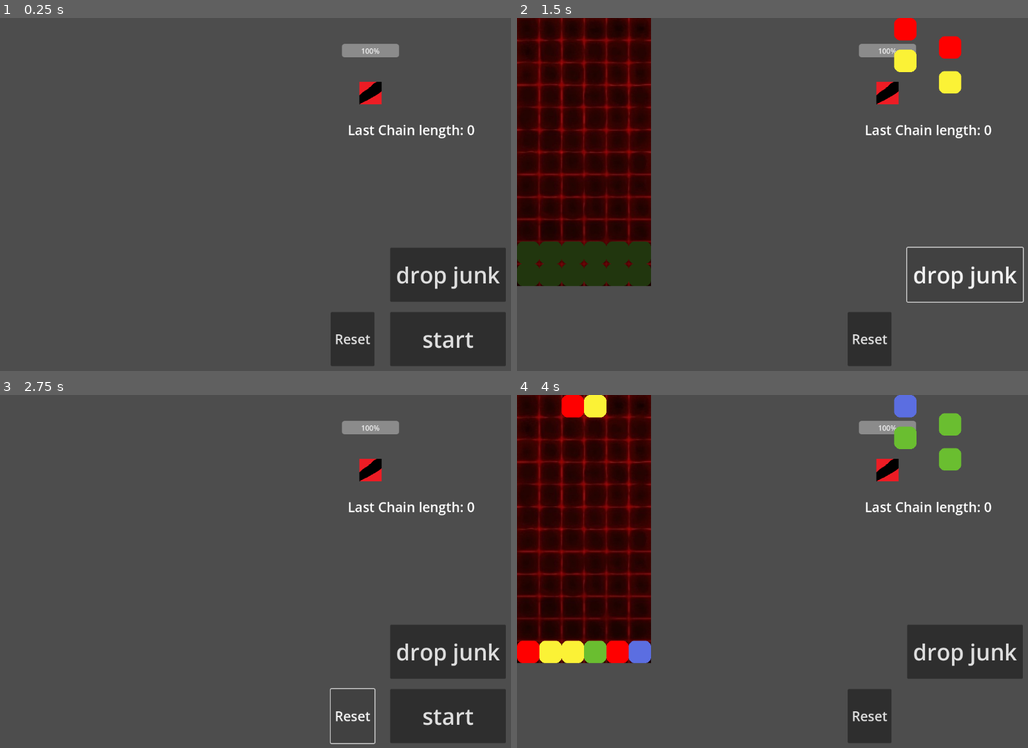
Above: before the commit, frames 1-4 (two rows, left to right).
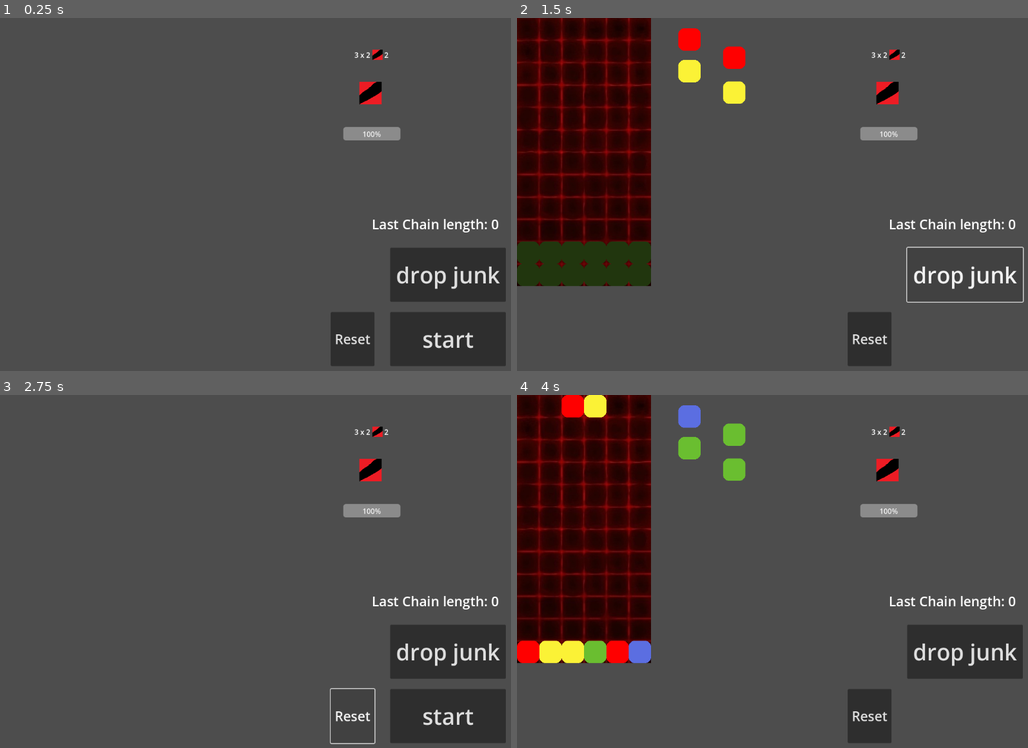
Above: after the commit, the same moments.

Repository: MarGamaDev/PuyoPuyoLike
Game: Godot game, scene res://Scenes/combat.tscn
Two runs of this game, one before a commit and one after it. Both use one fixed random seed, a clock stepped at 60 frames per second and the inputs below. This scene is started directly instead of the project's main scene. The engine's default icon, where the game draws it, is replaced by a stand-in: a white triangle on a blue panel in a dark square.
Inputs:
- Up to frame 1 (0.25 s): no input
- Up to frame 2 (1.5 s): click "start" at 0.5 s; click "drop junk" at 1.25 s
- Up to frame 3 (2.75 s): click "Reset" at 2 s
- Up to frame 4 (4 s): click "start" at 2.75 s; tap Enter at 3.5 s; hold D (puyo_right) from 3.53 s (still down); tap 1 (TESTING_player_spawn) at 3.6 s

The runs differ from the first frame. In frame 1, 1.3% of the frame differs, in the area x 66-98%, y 7-61%; in frame 2, 3.4%, in the area x 31-98%, y 0-61%; in frame 3, 1.3%; in frame 4, 3.4%.

Commit message:
adds sending attacks and taking turns

Diff:
--- a/Resources/Enemies/test_enemy.tres
+++ b/Resources/Enemies/test_enemy.tres
@@ -1,13 +1,10 @@
-[gd_resource type="Resource" script_class="EnemyData" load_steps=5 format=3 uid="uid://g1vp61rtgpme"]
+[gd_resource type="Resource" script_class="EnemyData" load_steps=3 format=3 uid="uid://g1vp61rtgpme"]
 
-[ext_resource type="Resource" uid="uid://ctf2g8pw88fk2" path="res://Resources/EnemyAttacks/test_enemy_attack_1.tres" id="1_62eqr"]
 [ext_resource type="Script" uid="uid://c27m7mkd1up2" path="res://Scripts/Combat/Enemy/enemy_data.gd" id="1_233ih"]
-[ext_resource type="Resource" uid="uid://cn0op1aiuirgi" path="res://Resources/EnemyAttacks/test_enemy_attack_2.tres" id="2_e0hrf"]
 [ext_resource type="Texture2D" uid="uid://hvooavpam6hd" path="res://Placeholder Art/puyo_out_of_bounds.png" id="4_dyfw3"]
 
 [resource]
 script = ExtResource("1_233ih")
 health = 10
 sprite = ExtResource("4_dyfw3")
-attacks = [ExtResource("1_62eqr"), ExtResource("2_e0hrf")]
 metadata/_custom_type_script = "uid://c27m7mkd1up2"
--- a/Resources/EnemyAttacks/test_enemy_attack_1.tres
+++ b/Resources/EnemyAttacks/test_enemy_attack_1.tres
@@ -7,4 +7,5 @@
 damage = 3
 number_of_swings = 2
 number_of_turns_till_swing = 4
+attack_type = 0
 metadata/_custom_type_script = "uid://6v5kccermtmr"
--- a/Resources/EnemyAttacks/test_enemy_attack_2.tres
+++ b/Resources/EnemyAttacks/test_enemy_attack_2.tres
@@ -7,4 +7,5 @@
 damage = 10
 number_of_swings = 1
 number_of_turns_till_swing = 6
+attack_type = 2
 metadata/_custom_type_script = "uid://6v5kccermtmr"
--- a/Scenes/enemy.tscn
+++ b/Scenes/Combat/Enemy/enemy.tscn
@@ -1,11 +1,12 @@
-[gd_scene load_steps=7 format=3 uid="uid://bx5kscp85ypry"]
+[gd_scene load_steps=8 format=3 uid="uid://bx5kscp85ypry"]
 
-[ext_resource type="Script" uid="uid://346xwma4f44y" path="res://scripts/Combat/Enemy/enemy.gd" id="1_1f0kj"]
+[ext_resource type="Script" uid="uid://346xwma4f44y" path="res://Scripts/Combat/Enemy/enemy.gd" id="1_1f0kj"]
 [ext_resource type="Resource" uid="uid://g1vp61rtgpme" path="res://Resources/Enemies/test_enemy.tres" id="2_287tu"]
 [ext_resource type="Texture2D" uid="uid://b13c5dnd5eyu6" path="res://icon.svg" id="2_afpow"]
-[ext_resource type="Script" uid="uid://6v5kccermtmr" path="res://scripts/Combat/Enemy/enemy_attack.gd" id="3_ghaa6"]
+[ext_resource type="Script" uid="uid://6v5kccermtmr" path="res://Scripts/Combat/Enemy/enemy_attack.gd" id="3_ghaa6"]
 [ext_resource type="Resource" uid="uid://ctf2g8pw88fk2" path="res://Resources/EnemyAttacks/test_enemy_attack_1.tres" id="4_1dp5w"]
 [ext_resource type="Resource" uid="uid://cn0op1aiuirgi" path="res://Resources/EnemyAttacks/test_enemy_attack_2.tres" id="5_auwsv"]
+[ext_resource type="PackedScene" uid="uid://b8mrbhnjhixwm" path="res://Scenes/Combat/Enemy/intent.tscn" id="7_rvs3k"]
 
 [node name="Enemy" type="Node2D"]
 script = ExtResource("1_1f0kj")
@@ -16,8 +17,11 @@
 texture = ExtResource("2_afpow")
 
 [node name="Healthbar" type="ProgressBar" parent="."]
-offset_left = -64.0
-offset_top = -110.0
-offset_right = 64.0
-offset_bottom = -80.0
+offset_left = -61.0
+offset_top = 76.0
+offset_right = 67.0
+offset_bottom = 106.0
 value = 100.0
+
+[node name="Intent" parent="." instance=ExtResource("7_rvs3k")]
+position = Vector2(-36, -97)
--- /dev/null
+++ b/Scenes/Combat/Enemy/intent.tscn
@@ -0,0 +1,29 @@
+[gd_scene load_steps=3 format=3 uid="uid://b8mrbhnjhixwm"]
+
+[ext_resource type="Script" uid="uid://c3eujqyaj8s3t" path="res://Scripts/Combat/Enemy/intent_indicator.gd" id="1_ms868"]
+[ext_resource type="Texture2D" uid="uid://hvooavpam6hd" path="res://Placeholder Art/puyo_out_of_bounds.png" id="2_71p68"]
+
+[node name="Intent" type="Node2D"]
+script = ExtResource("1_ms868")
+
+[node name="Container" type="HBoxContainer" parent="."]
+offset_right = 40.0
+offset_bottom = 23.0
+size_flags_horizontal = 3
+
+[node name="Damage" type="RichTextLabel" parent="Container"]
+layout_mode = 2
+text = "3 x 2"
+fit_content = true
+autowrap_mode = 0
+
+[node name="TextureRect" type="TextureRect" parent="Container"]
+layout_mode = 2
+texture = ExtResource("2_71p68")
+expand_mode = 2
+
+[node name="Turns" type="RichTextLabel" parent="Container"]
+layout_mode = 2
+text = "2"
+fit_content = true
+autowrap_mode = 0
--- a/Scenes/combat.tscn
+++ b/Scenes/combat.tscn
@@ -1,7 +1,7 @@
 [gd_scene load_steps=6 format=3 uid="uid://d3naap4gnytxh"]
 
-[ext_resource type="Script" uid="uid://b0h0tx4msve02" path="res://scripts/Combat/combat_manager.gd" id="1_4ln8h"]
-[ext_resource type="PackedScene" uid="uid://bx5kscp85ypry" path="res://Scenes/enemy.tscn" id="1_7jmb3"]
+[ext_resource type="Script" uid="uid://b0h0tx4msve02" path="res://Scripts/Combat/combat_manager.gd" id="1_4ln8h"]
+[ext_resource type="PackedScene" uid="uid://bx5kscp85ypry" path="res://Scenes/Combat/Enemy/enemy.tscn" id="1_7jmb3"]
 [ext_resource type="PackedScene" uid="uid://iwmh6o3tuio" path="res://Scenes/combat_test_input.tscn" id="2_fe60u"]
 [ext_resource type="PackedScene" uid="uid://buetvmo3m42v5" path="res://Scenes/puyo_manager.tscn" id="4_ubpar"]
 [ext_resource type="PackedScene" uid="uid://dh8e8u4ch381l" path="res://Scenes/combat_player.tscn" id="5_ut0kg"]
@@ -22,4 +22,5 @@
 [connection signal="add_player_counter" from="." to="combat_player" method="_on_combat_add_player_counter"]
 [connection signal="add_player_shield" from="." to="combat_player" method="_on_combat_add_player_shield"]
 [connection signal="on_data_submitted" from="combat_test_input" to="." method="process_player_attack"]
+[connection signal="on_end_player_turn" from="PuyoManager" to="." method="end_player_turn"]
 [connection signal="player_attack" from="PuyoManager" to="." method="process_player_attack"]
--- a/Scenes/combat_test_input.tscn
+++ b/Scenes/combat_test_input.tscn
@@ -1,6 +1,6 @@
 [gd_scene load_steps=2 format=3 uid="uid://iwmh6o3tuio"]
 
-[ext_resource type="Script" uid="uid://dwlh4k5225ywb" path="res://scripts/Combat/combat_test_input.gd" id="1_d1op4"]
+[ext_resource type="Script" uid="uid://dwlh4k5225ywb" path="res://Scripts/Combat/combat_test_input.gd" id="1_d1op4"]
 
 [node name="combat_test_input" type="Control"]
 layout_mode = 3
--- a/Scenes/grid_manager.tscn
+++ b/Scenes/grid_manager.tscn
@@ -1,10 +1,10 @@
 [gd_scene load_steps=12 format=3 uid="uid://cbaajsmksk4lh"]
 
-[ext_resource type="Script" uid="uid://deiih0eoqrj08" path="res://scripts/grid_manager.gd" id="1_uowjv"]
+[ext_resource type="Script" uid="uid://deiih0eoqrj08" path="res://Scripts/grid_manager.gd" id="1_uowjv"]
 [ext_resource type="PackedScene" uid="uid://cqw1jv0baovrt" path="res://Scenes/puyo.tscn" id="2_4xyke"]
 [ext_resource type="PackedScene" uid="uid://bu3friywynij8" path="res://Scenes/animations and audio stuff/polyphonic_audio_player.tscn" id="3_6mbex"]
-[ext_resource type="Script" uid="uid://80p7cue2s0ca" path="res://scripts/audio/audio_library.gd" id="4_ahia6"]
-[ext_resource type="Script" uid="uid://ccmkst5npwi3n" path="res://scripts/audio/sound_effect.gd" id="5_onoqd"]
+[ext_resource type="Script" uid="uid://80p7cue2s0ca" path="res://Scripts/audio/audio_library.gd" id="4_ahia6"]
+[ext_resource type="Script" uid="uid://ccmkst5npwi3n" path="res://Scripts/audio/sound_effect.gd" id="5_onoqd"]
 [ext_resource type="AudioStream" uid="uid://dtfg7tw4n02cc" path="res://Placeholder Art/Clink.1.wav" id="6_5hofm"]
 [ext_resource type="AudioStream" uid="uid://dq2fpel8tfo2o" path="res://Placeholder Art/Thud.1.wav" id="7_tssi5"]
 [ext_resource type="Texture2D" uid="uid://csoroeu2gqsl0" path="res://Art/puyo_grid.jpeg" id="8_ahia6"]
@@ -35,16 +35,16 @@
 [node name="QueuedPuyos" type="Node2D" parent="."]
 
 [node name="FirstPair1" parent="QueuedPuyos" instance=ExtResource("2_4xyke")]
-position = Vector2(844, 0)
+position = Vector2(361, 23)
 
 [node name="FirstPair2" parent="QueuedPuyos" instance=ExtResource("2_4xyke")]
-position = Vector2(844, 71)
+position = Vector2(361, 94)
 
 [node name="SecondPair1" parent="QueuedPuyos" instance=ExtResource("2_4xyke")]
-position = Vector2(944, 41)
+position = Vector2(461, 64)
 
 [node name="SecondPair2" parent="QueuedPuyos" instance=ExtResource("2_4xyke")]
-position = Vector2(944, 119)
+position = Vector2(461, 142)
 
 [node name="SFXPlayer" parent="." instance=ExtResource("3_6mbex")]
 audio_library = SubResource("Resource_7rsak")
--- a/Scenes/puyo_manager.tscn
+++ b/Scenes/puyo_manager.tscn
@@ -1,6 +1,6 @@
 [gd_scene load_steps=3 format=3 uid="uid://buetvmo3m42v5"]
 
-[ext_resource type="Script" uid="uid://bhx6thphvfolw" path="res://scripts/puyo_manager.gd" id="1_sea3v"]
+[ext_resource type="Script" uid="uid://bhx6thphvfolw" path="res://Scripts/puyo_manager.gd" id="1_sea3v"]
 [ext_resource type="PackedScene" uid="uid://cbaajsmksk4lh" path="res://Scenes/grid_manager.tscn" id="2_ajnr3"]
 
 [node name="PuyoManager" type="Node2D"]
@@ -47,10 +47,10 @@
 anchor_top = 0.5
 anchor_right = 1.0
 anchor_bottom = 0.5
-offset_left = -374.0
-offset_top = -171.0
-offset_right = -90.0
-offset_bottom = -129.0
+offset_left = -320.0
+offset_top = 40.0
+offset_right = -36.0
+offset_bottom = 82.0
 grow_horizontal = 0
 grow_vertical = 2
 theme_override_font_sizes/font_size = 30
@@ -87,6 +87,7 @@
 
 [connection signal="chain_pop" from="GridManager" to="." method="chain_popped"]
 [connection signal="life_loss" from="GridManager" to="." method="lose_life"]
+[connection signal="turn_tick" from="GridManager" to="." method="end_player_turn"]
 [connection signal="pressed" from="UI/Button" to="." method="_on_test_button_pressed"]
 [connection signal="pressed" from="UI/Button" to="GridManager" method="start_game"]
 [connection signal="pressed" from="UI/TestResetButton" to="." method="_on_test_reset_button_pressed"]
--- a/Scripts/Combat/Enemy/enemy.gd
+++ b/Scripts/Combat/Enemy/enemy.gd
@@ -1,9 +1,25 @@
 class_name Enemy
 extends Node2D
+
+enum AttackBehaviour {
+	RANDOM,
+	ORDERED
+}
+@export var attack_behaviour : AttackBehaviour
+
 @export var enemy_data: EnemyData
 @export var attacks : Array[EnemyAttack]
 var instance_data : EnemyData
 var current_attack : EnemyAttack
+
+var attack_index = 0
+var attack_countdown := 0
+
+signal on_taking_player_attack()
+signal on_attacking_player(enemy_attack: EnemyAttack)
+signal on_death()
+signal on_take_damage()
+signal on_taking_turn()
 
 func _ready() -> void:
 	instance_data = enemy_data.duplicate(true);
@@ -11,19 +27,50 @@
 	$Healthbar.max_value = instance_data.health
 	$Healthbar.value = instance_data.health
 
-	get_parent().connect("deal_player_damage", take_damage)
-	pass
+	var combat_manager: Node = get_node("/root/Combat")
+	combat_manager.connect("deal_player_damage", take_player_attack)
+	combat_manager.connect("on_turn_taken", handle_turn)
 
-func _exit_tree() -> void:
-	get_parent().disconnect("deal_player_damage", take_damage)
-	pass
+	current_attack = attacks[0]
 
 func receive_turn() -> void:
 	print("enemy is taking turn")
-	pass
+
+func handle_turn() -> void:
+	on_taking_turn.emit()
+
+	attack_countdown += 1
+	if attack_countdown >= current_attack.number_of_turns_till_swing:
+		unleash_attack()
+	$Intent.set_indicator(current_attack, current_attack.number_of_turns_till_swing - attack_countdown)
+
+func determine_next_attack() -> void:
+	match attack_behaviour:
+		AttackBehaviour.ORDERED:
+			attack_index += 1
+			attack_index %= attacks.size() - 1
+		AttackBehaviour.RANDOM:
+			attack_index = randi_range(0, attacks.size() - 1)
+	current_attack = attacks[attack_index]
+
+func unleash_attack() ->void:
+	on_attacking_player.emit(current_attack)
+	attack_countdown = 0
+	determine_next_attack()
+
+func take_player_attack(damage: int) -> void:
+	on_taking_player_attack.emit()
+	take_damage(damage)
 
 func take_damage(damage: int) -> void:
+	on_take_damage.emit()
 	instance_data.health -= damage
 	$Healthbar.value = instance_data.health
-	print(instance_data.health)
-	pass
+	if instance_data.health <= 0:
+		die()
+
+
+func die() -> void:
+	on_death.emit()
+	# add in animation
+	queue_free()
--- a/Scripts/Combat/Enemy/enemy_attack.gd
+++ b/Scripts/Combat/Enemy/enemy_attack.gd
@@ -3,3 +3,15 @@
 @export var damage: int
 @export var number_of_swings: int
 @export var number_of_turns_till_swing: int
+@export var attack_type: EnemyAttackType
+
+enum EnemyAttackType {
+	DROP_RANDOM,
+	DROP_ROW,
+	REPLACE_BOTTOM,
+	RAISE_BOTTOM,
+	REPLACE_RED,
+	REPLACE_BLUE,
+	REPLACE_GREEN,
+	REPLACE_YELLOW
+}
--- /dev/null
+++ b/Scripts/Combat/Enemy/intent_indicator.gd
@@ -0,0 +1,7 @@
+class_name EnemyIntentIndicator
+extends Node
+
+func set_indicator(attack: EnemyAttack, attack_timer: int) -> void:
+	$Container/Damage.text = str(attack.damage) + " X " + str(attack.number_of_swings)
+	# todo: update sprite for attacktype
+	$Container/Turns.text = str(attack_timer)
--- a/Scripts/Combat/combat_manager.gd
+++ b/Scripts/Combat/combat_manager.gd
@@ -3,6 +3,8 @@
 signal deal_player_damage(int)
 signal add_player_shield(int)
 signal add_player_counter(int)
+signal on_turn_taken()
+signal on_enemy_attack(enemy_attack: EnemyAttack)
 
 func process_player_attack(attack : PlayerAttack) -> void:
 	print("blue: ", attack.blue)
@@ -14,3 +16,9 @@
 	add_player_shield.emit(attack.blue * attack.chain)
 	add_player_counter.emit(attack.yellow * attack.chain)
 	pass
+
+func end_player_turn() -> void:
+	on_turn_taken.emit()
+
+func process_enemy_attack(enemy_attack: EnemyAttack) -> void:
+	on_enemy_attack.emit(enemy_attack)
--- a/scripts/grid_manager.gd
+++ b/scripts/grid_manager.gd
@@ -195,7 +195,7 @@
 	down_tick()
 	await down_check_finished
 	player_fall_flag = false
-	var puyo_groups = await get_grouped_puyos()
+	var puyo_groups = get_grouped_puyos()
 	if puyo_groups.size() > 0:
 		await check_board(puyo_groups)
 		await grid_state_check()
@@ -223,7 +223,6 @@
 #move a puyo from one node to another. overwrites node_to's puyo. used only for resting puyos
 func move_puyo(node_from : GridNode, node_to : GridNode):
 	var puyo_from = node_from.puyo
-	var position_from = puyo_from.position
 	node_from.remove_child(puyo_from)
 	node_from.reset()
 	node_to.add_child(puyo_from)
@@ -351,22 +350,22 @@
 	puyos_to_pop = Array()
 
 #starts a board check loop
-func check_board(puyos_to_pop : Array) -> bool:
-	if puyos_to_pop.is_empty():
+func check_board(puyo_groups : Array) -> bool:
+	if puyo_groups.is_empty():
 		#print("chain: ", chain_length)
 		chain_length = 0
 		board_check_delay.emit()
 		return false
 	else:
 		chain_length += 1
-		chain_pop.emit(puyos_to_pop, chain_length)
+		chain_pop.emit(puyo_groups, chain_length)
 		down_tick()
 		await down_check_finished
-		pop_puyos(puyos_to_pop)
+		pop_puyos(puyo_groups)
 		#down_tick()
 		#await down_check_finished
 		await get_tree().create_timer(0.2).timeout
-		check_board(await get_grouped_puyos())
+		check_board(get_grouped_puyos())
 		return true
 
 #creates player puyo
@@ -376,13 +375,13 @@
 		fill_puyo_queue()
 		add_child(player_puyos[0])
 		add_child(player_puyos[1])
-		player_puyos[0].connect("reached_bzzottom", play_puyo_thud)
+		player_puyos[0].connect("reached_bottom", play_puyo_thud)
 
 		player_rotation = 0
 
-		player_grid_positions = [Vector2i(int ((grid_width -1)/ 2),0), Vector2i(int ((grid_width -1)/ 2) + 1,0)]
-		player_puyos[0].position.x = grid[int (grid_width / 2)][0].position.x + (square_size / 2)
-		player_puyos[1].position.x  = grid[(int (grid_width / 2)) + 1][0].position.x + square_size
+		player_grid_positions = [Vector2i((round(grid_width -1)/ 2),0), Vector2i((round(grid_width -1)/ 2) + 1,0)]
+		player_puyos[0].position.x = grid[round(grid_width / 2)][0].position.x + round(square_size / 2)
+		player_puyos[1].position.x  = grid[(round(grid_width / 2)) + 1][0].position.x + square_size
 		player_next_positions[0] = player_puyos[0].position
 		player_next_positions[1] = player_puyos[1].position
 
@@ -406,8 +405,8 @@
 		player_input_flag = true
 
 #returns true if next move is valid
-func check_next_move(next_grid_positions: Array) -> bool:
-	for pos in next_grid_positions:
+func check_next_move(potential_next_grid_positions: Array) -> bool:
+	for pos in potential_next_grid_positions:
 		if (pos.x > grid_width - 1) or (pos.x < 0) or (pos.y > grid_height - 1) or (pos.y < 0):
 			return false
 		if grid[pos.x][pos.y].is_holding_puyo:
--- a/scripts/puyo_manager.gd
+++ b/scripts/puyo_manager.gd
@@ -3,7 +3,10 @@
 var last_chain_length : int = 0
 var last_chain_contents : String = "Last chain contents: "
 signal player_attack(PlayerAttack)
-signal enemy_tick()
+signal on_end_player_turn()
+
+func end_player_turn() -> void:
+	on_end_player_turn.emit()
 
 func lose_life():
 	print("life lost")
Not shown, added: Scripts/Combat/Enemy/intent_indicator.gd.uid
